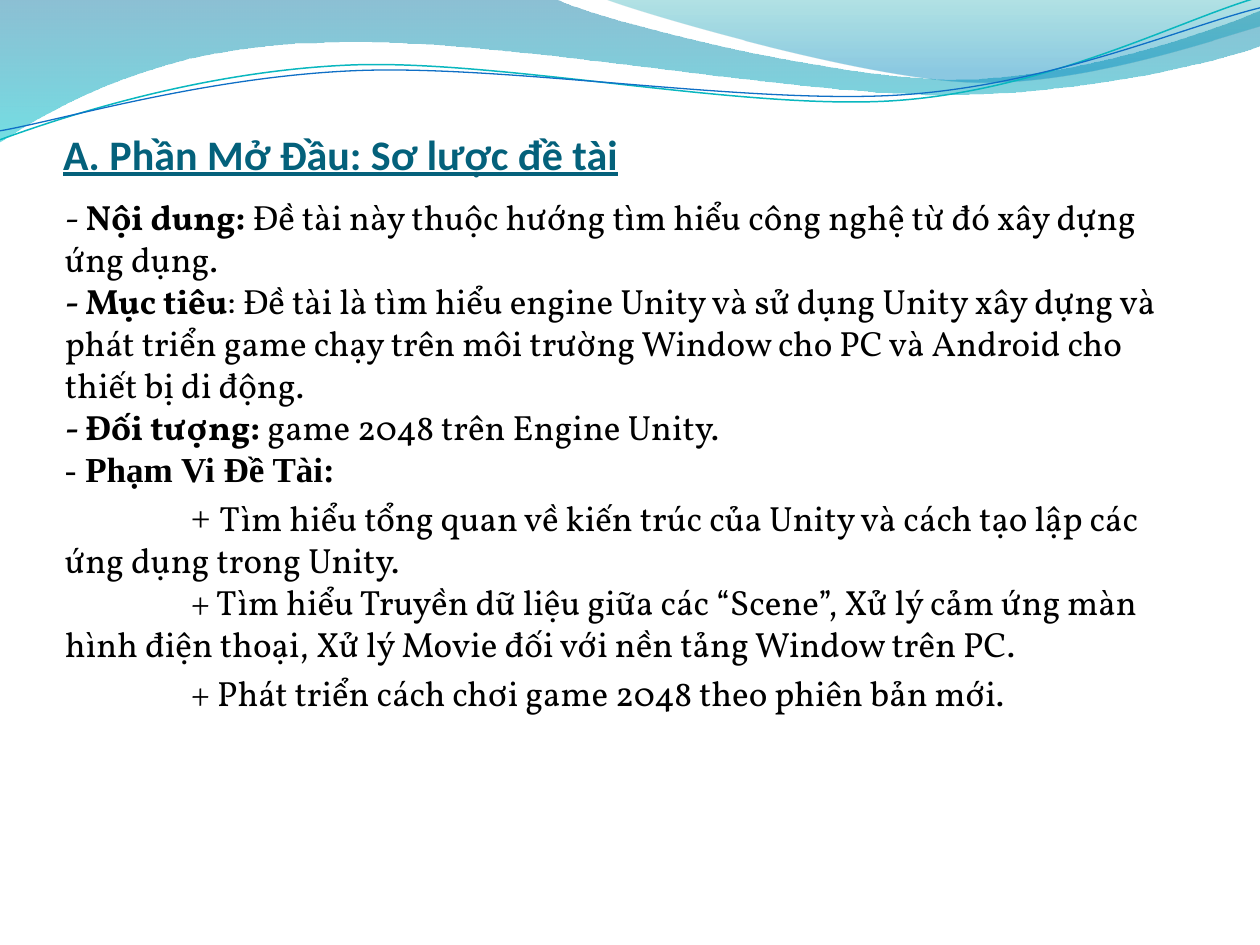
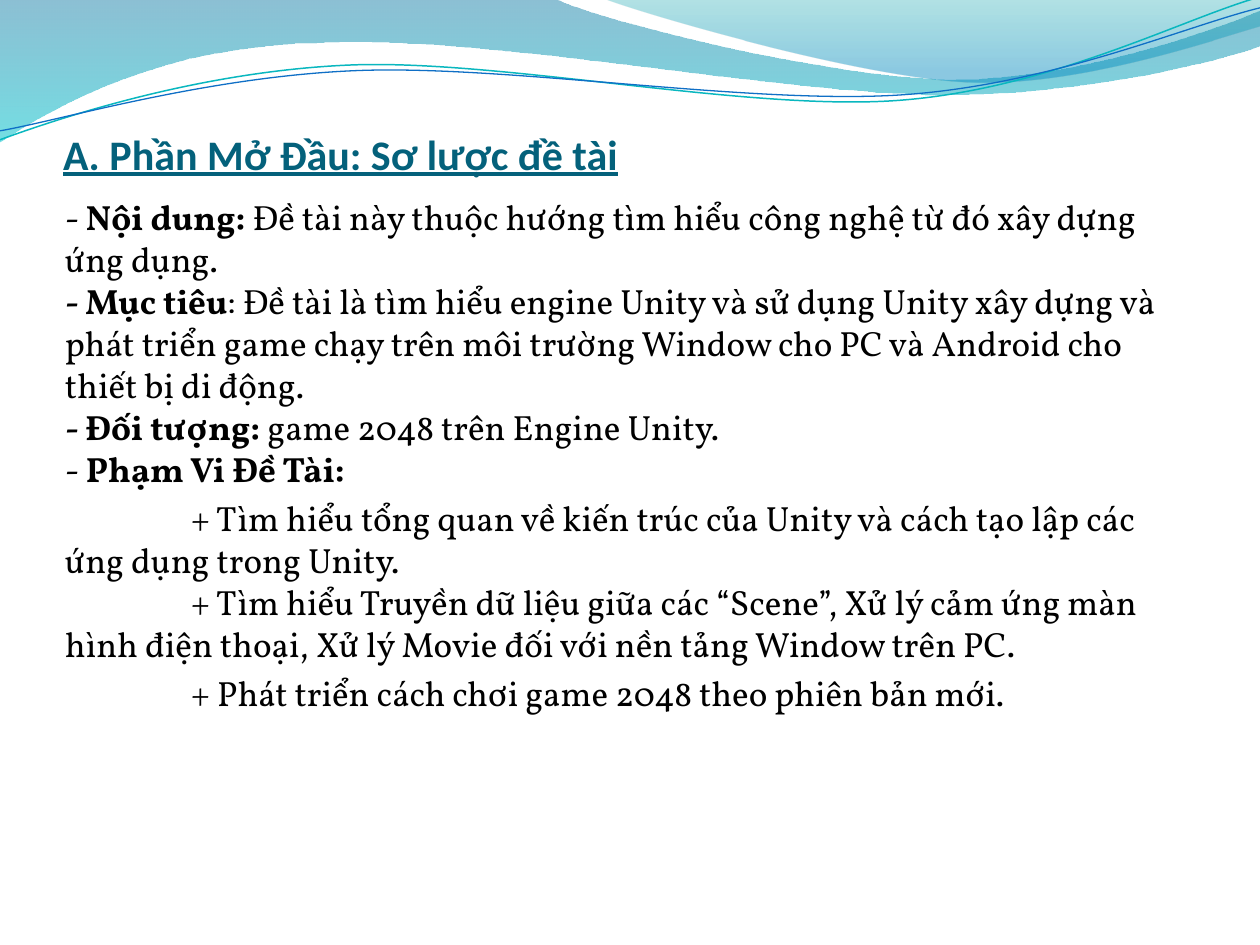
Before and after one commit to TuanLD2/TLCN2, a slide deck: slide 3 of Báo Cáo/Tiểu Luận.pptx. Drawn at 1260x945 pixels with LibreOffice and Linux fonts; fonts in the diff are those of the drawing; background and template pictures are left out. Boxes give left, top, right and bottom in pixels: in the first picture for what was removed or moved away, otherwise in the second. Text is boxed around its words. In the diff, an @@ line names an element or a change of style, - is before the commit and + after.

```diff
--- a/Báo Cáo/Tiểu Luận.pptx
+++ b/Báo Cáo/Tiểu Luận.pptx
@@ text at [65,201,1155,666]: font Times New Roman to Vollkorn in "- Phạm Vi Đề Tài:", "+" @@
```
Also in this commit, not shown: 3 other slides changed.
